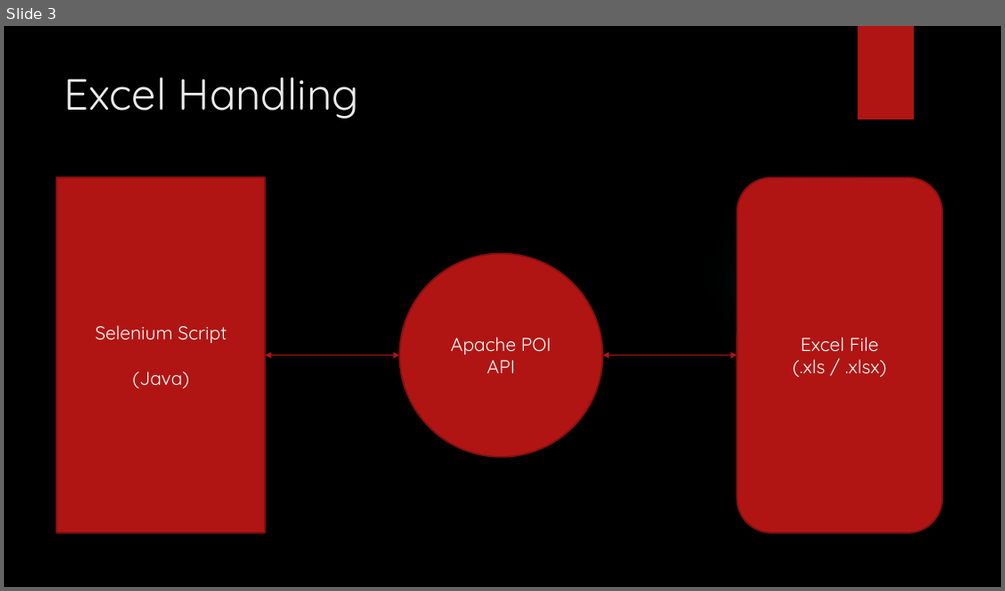
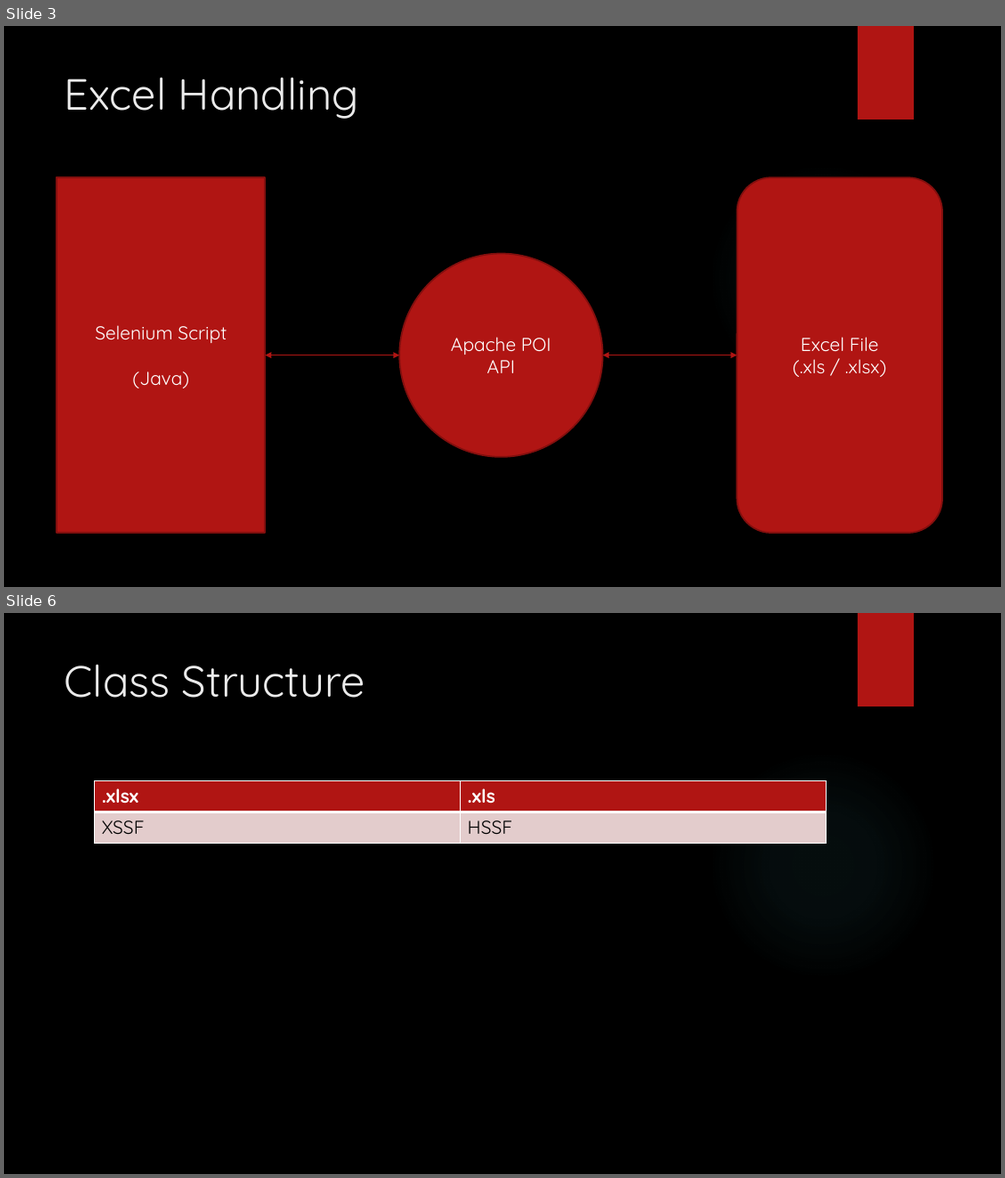
Before and after one commit to ankushvankore/SA2409028, a slide deck: Data Driven Framework.pptx. Shown one above the other, each under a label of ours: slide 3 before the commit, slides 3 and 6 after it; the slides between them are not shown. The pictures are 1005x591 and 1005x1178 pixels, drawn with LibreOffice and Linux fonts; fonts in the diff are those of the drawing; background and template pictures are left out. Boxes give left, top, right and bottom in pixels: in the first picture for what was removed or moved away, otherwise in the second. Text is boxed around its words. In the diff, an @@ line names an element or a change of style, - is before the commit and + after.

```diff
--- a/Data Driven Framework.pptx
+++ b/Data Driven Framework.pptx
@@ slide 6 added at [4, 613, 1001, 1174], background picture (left out); not listed: 2 template elements that a slide beside it also shows @@
@@ title added at [65, 664, 365, 698], 42 pt, text #EBEBEB @@
+Class Structure
@@ table added at [95, 780, 825, 841], 2 rows, 2 columns @@
+.xlsx | .xls
+XSSF | HSSF
```
Also in this commit, not shown: 2 slides changed, 1 other slide added, 23 other files.
